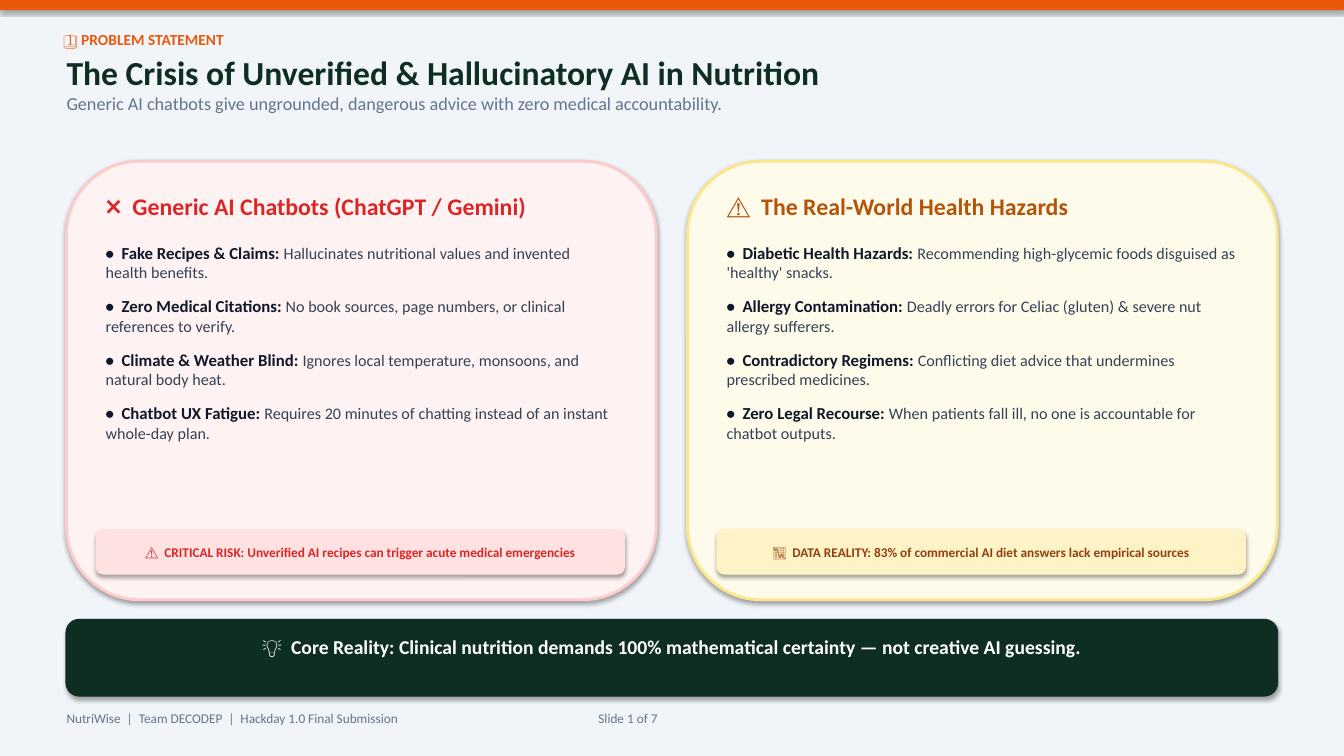
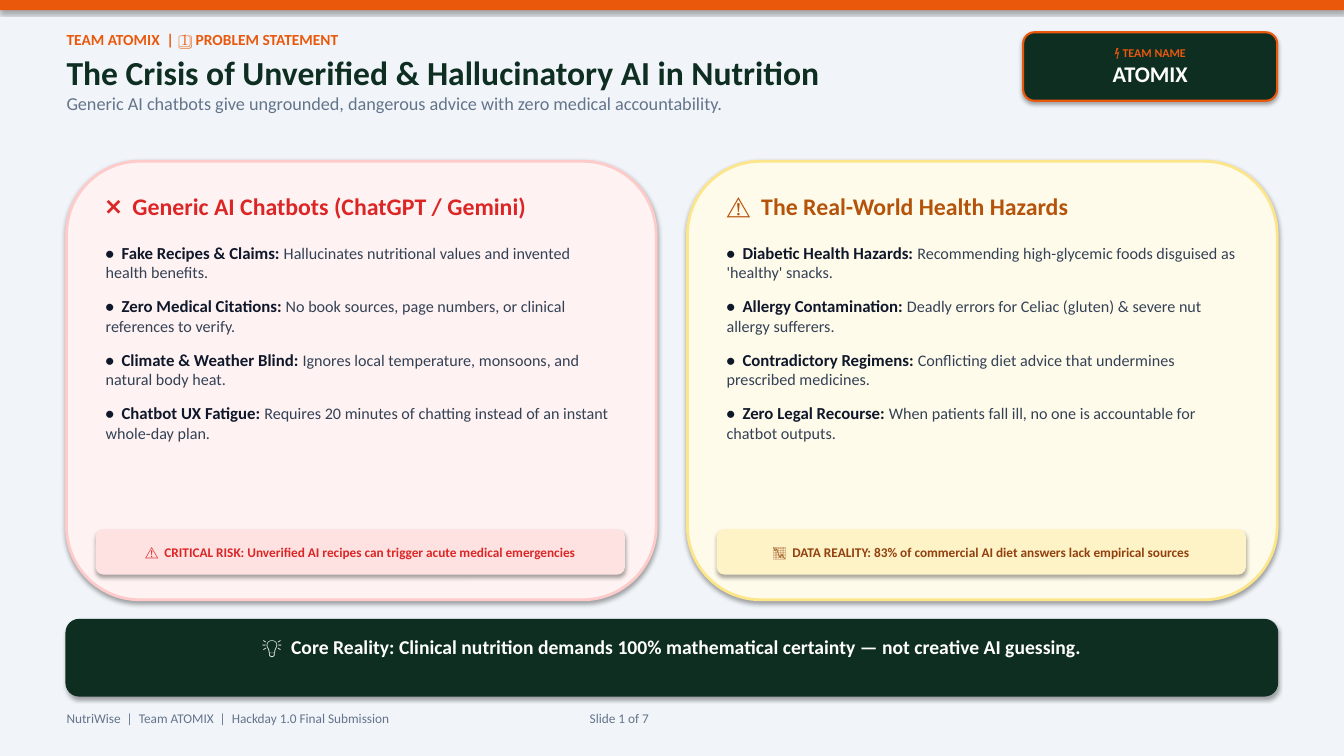
Before and after one commit to IAmHeroForFun/NutriWise, a slide deck: slide 1 of NutriWise_Hackday_Presentation.pptx. Drawn at 1344x756 pixels with LibreOffice and Linux fonts; fonts in the diff are those of the drawing. Boxes give left, top, right and bottom in pixels: in the first picture for what was removed or moved away, otherwise in the second. Text is boxed around its words. In the diff, an @@ line names an element or a change of style, - is before the commit and + after.

Commit message:
feat: add prominent Team ATOMIX badge on Slide 1 and update deck branding

```diff
--- a/NutriWise_Hackday_Presentation.pptx
+++ b/NutriWise_Hackday_Presentation.pptx
@@ text at [67,34,339,49]: text changed @@
-1️⃣ PROBLEM STATEMENT
+TEAM ATOMIX | 1️⃣ PROBLEM STATEMENT
@@ rounded rectangle added at [1023,32,1277,101], fill #0F2E22, outline #EA580C 1.5 pt, 8.5 pt, text #EA580C, bold @@
+⚡ TEAM NAME
+ATOMIX
@@ text at [67,714,649,725]: text changed @@
-NutriWise | Team DECODEP | Hackday 1.0 Final Submission Slide 1 of 7
+NutriWise | Team ATOMIX | Hackday 1.0 Final Submission Slide 1 of 7
```
Also in this commit, not shown: 6 other slides changed, 2 other files.
